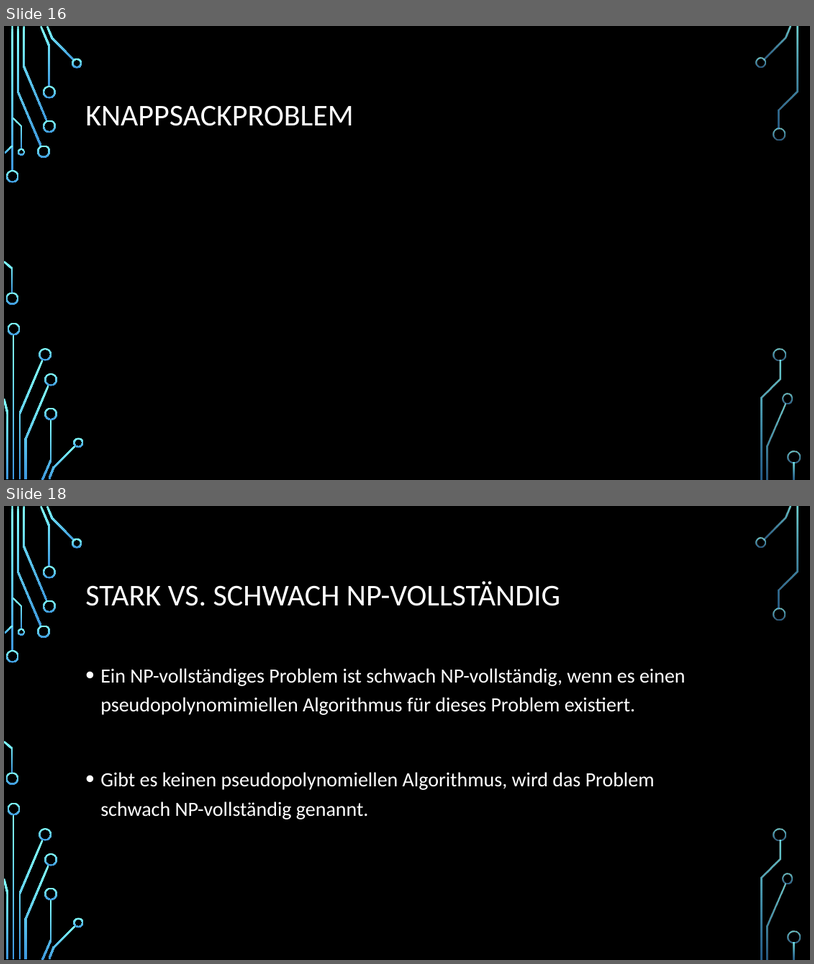
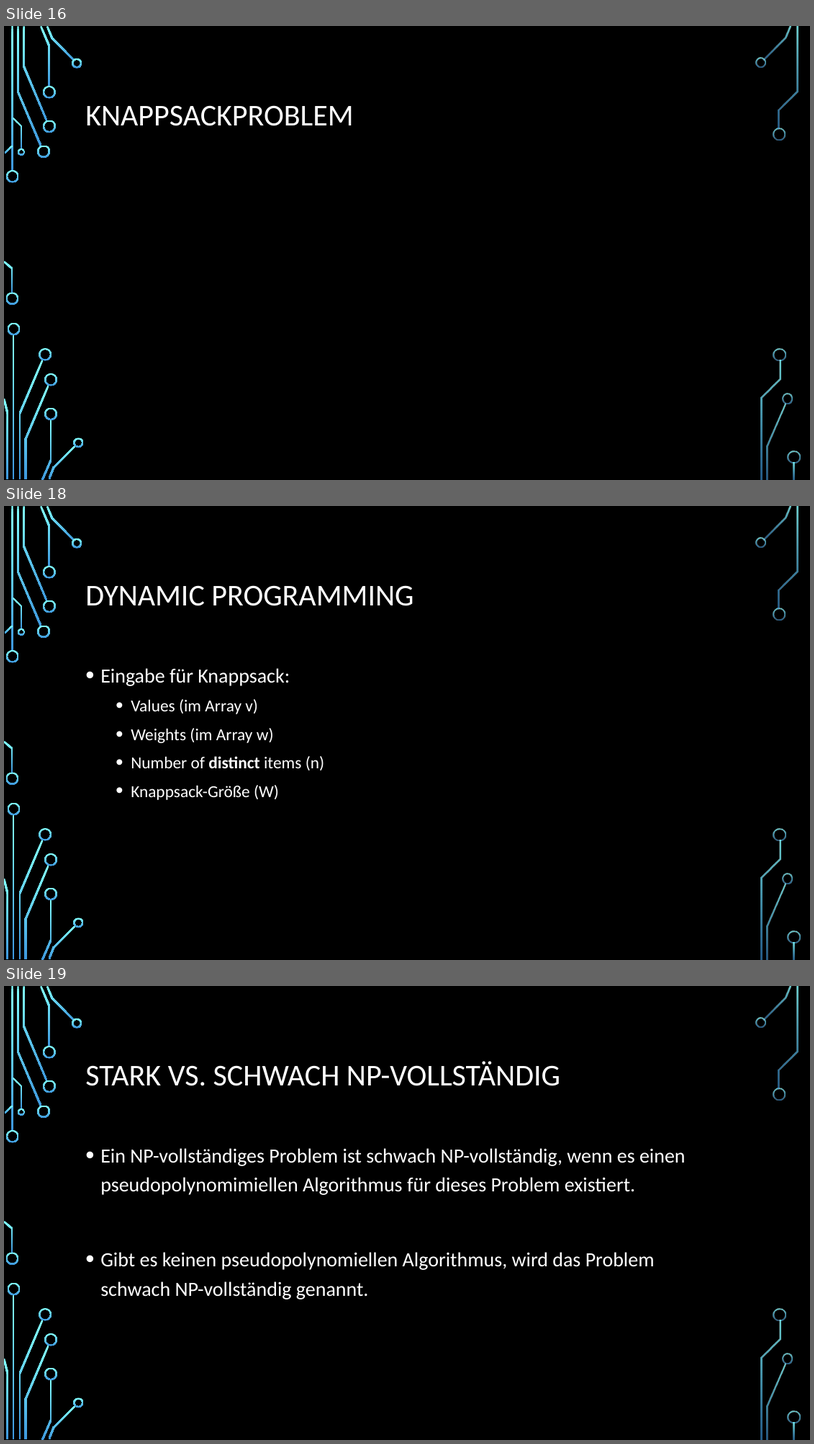
Before and after one commit to Seppl2202/Pseudopolynomielle-Algorithmen, a slide deck: Pseudopolynomielle Algorithmen.pptx. Shown one above the other, each under a label of ours: slides 16 and 18 before the commit, slides 16, 18 and 19 after it; the slides between them are not shown. The pictures are 814x964 and 814x1444 pixels, drawn with LibreOffice and Linux fonts; fonts in the diff are those of the drawing; grey boxes stand for pictures; background and template pictures are left out. Boxes give left, top, right and bottom in pixels: in the first picture for what was removed or moved away, otherwise in the second. Text is boxed around its words. In the diff, an @@ line names an element or a change of style, - is before the commit and + after.

Commit message:
added knappsack np vollständig

```diff
--- a/Pseudopolynomielle Algorithmen.pptx
+++ b/Pseudopolynomielle Algorithmen.pptx
@@ slide 18 added at <box>4,506,810,960</box>, background picture (left out); not listed: 36 template elements that a slide beside it also shows @@
@@ title added at <box>85,585,414,606</box>, 36 pt, text #FFFFFF @@
+DYNAMIC PROGRAMMING
@@ text added at <box>100,668,324,800</box>, 20 pt, text #FFFFFF @@
+• Eingabe für Knappsack:
+  • Values (im Array v)
+  • Weights (im Array w)
+  • Number of distinct items (n)
+  • Knappsack-Größe (W)
@@ what was slide 18 is now slide 19 @@
```
Also in this commit, not shown: 2 slides changed, 9 other slides added, 1 slide removed.
